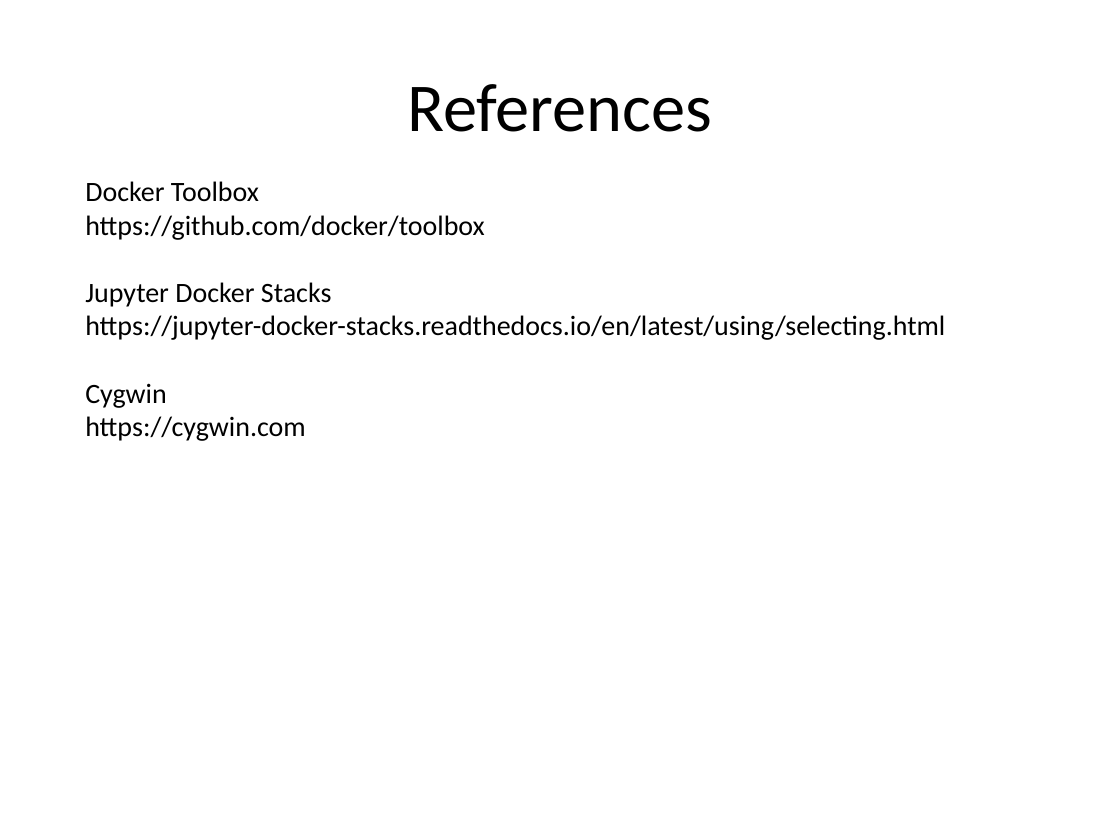
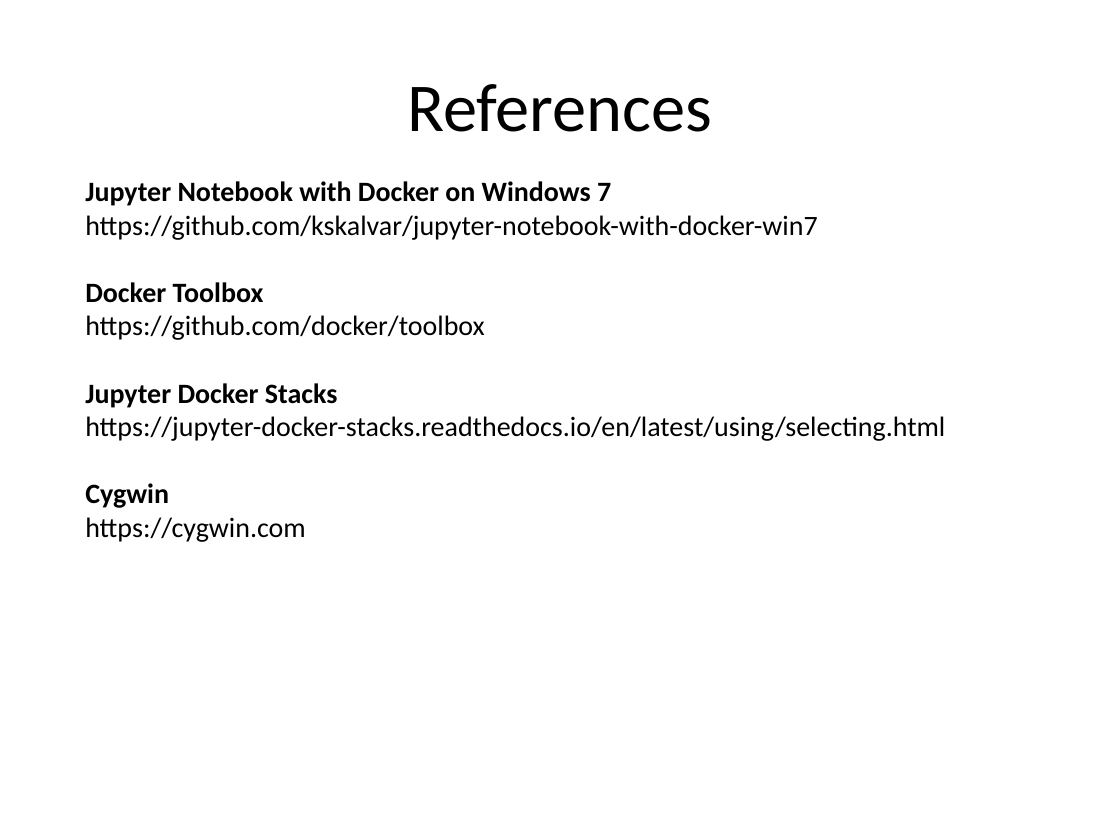
Before and after one commit to kskalvar/jupyter-notebook-with-docker-win7, a slide deck: slide 9 of slides/Jupyter Notebook with Docker on Win7.pptx. Drawn at 1120x840 pixels with LibreOffice and Linux fonts; fonts in the diff are those of the drawing; background and template pictures are left out. Boxes give left, top, right and bottom in pixels: in the first picture for what was removed or moved away, otherwise in the second. Text is boxed around its words. In the diff, an @@ line names an element or a change of style, - is before the commit and + after.

Commit message:
Update slides

```diff
--- a/slides/Jupyter Notebook with Docker on Win7.pptx
+++ b/slides/Jupyter Notebook with Docker on Win7.pptx
@@ text at [85,181,817,240]: paragraphs added @@
+Jupyter Notebook with Docker on Windows 7
+https://github.com/kskalvar/jupyter-notebook-with-docker-win7
@@ text at [85,282,338,508]: bold on in "Docker Toolbox", "Jupyter Docker Stacks", "Cygwin" @@
```
Also in this commit, not shown: 2 other slides changed.
